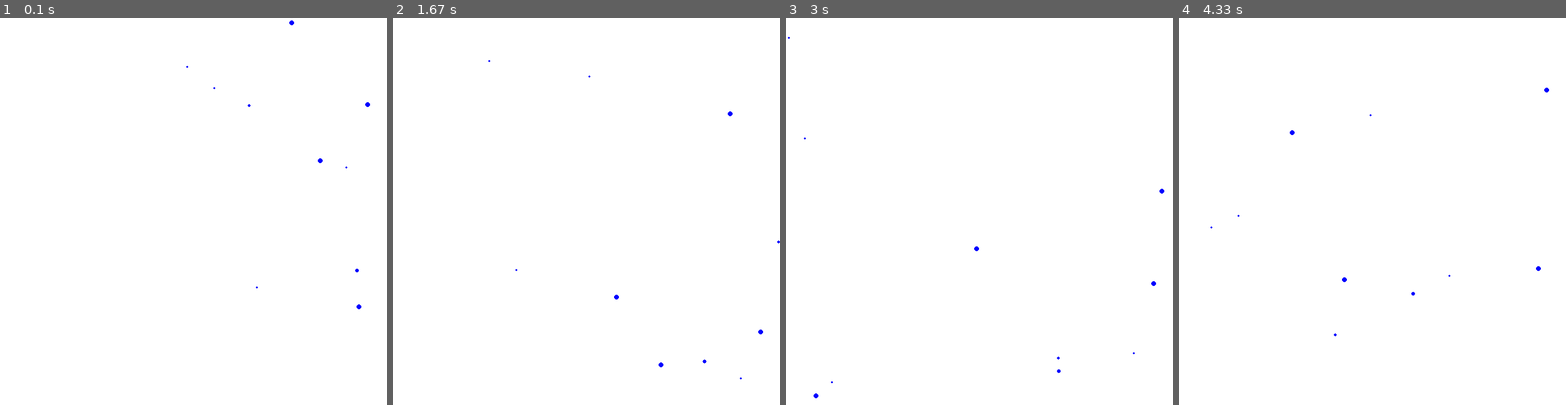
Above: before the commit, frames 1-4 (left to right).
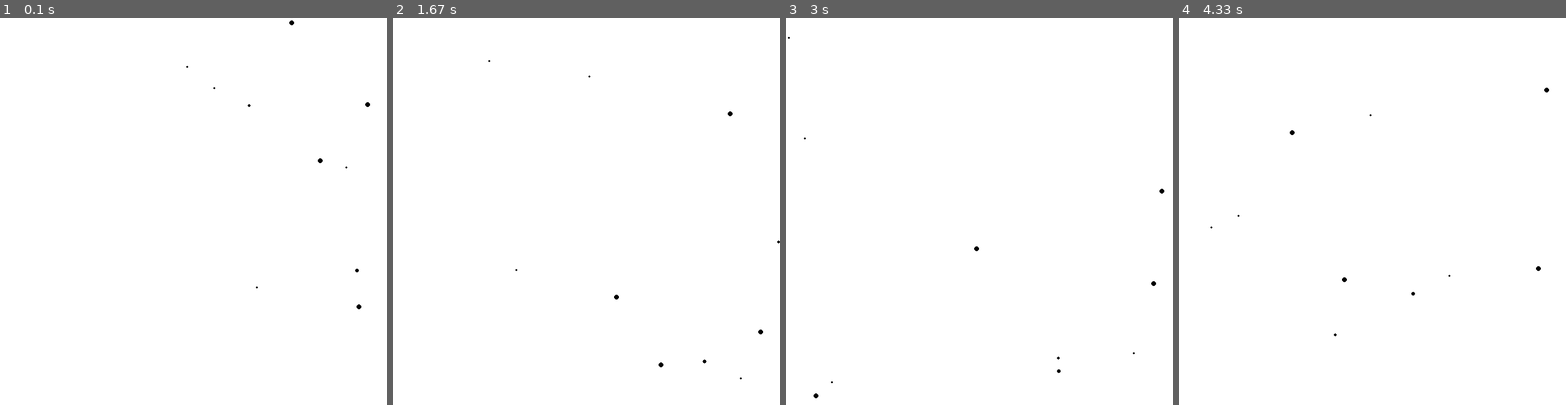
Above: after the commit, the same moments.

Repository: dgibson314/pygame
Game: pygame game, started from world.py
Same seed, same stepped clock (60 frames per second), same inputs: the game is played once before the commit and once after it.
Inputs:
- Up to frame 1 (0.1 s): no input
- Up to frame 2 (1.67 s): no input
- Up to frame 3 (3 s): no input
- Up to frame 4 (4.33 s): no input

The runs differ from the first frame. In frame 1, less than 0.1% of the frame differs, in the area x 48-96%, y 0-76%; in frame 2, less than 0.1%; in frame 3, less than 0.1%; in frame 4, less than 0.1%.

Commit message:
Added State class

Diff:
--- a/world.py
+++ b/world.py
@@ -4,49 +4,53 @@
 import pygame
 
 
-BLACK = (0, 0, 255)
+BLACK = (0, 0, 0)
 BACKGROUND = (255, 255, 255)
 SCREEN_SIZE = (800, 800)
 NUM_PARTICLES = 10
 
 
-class Particle():
-    def __init__(self, x_pos, y_pos, vx, vy, radius):
+class State():
+    def __init__(self, x_pos, y_pos, vx, vy):
         self.x_pos = x_pos
         self.y_pos = y_pos
-
         self.vx = vx
         self.vy = vy
 
+
+class Particle():
+    def __init__(self, state, radius, color=BLACK):
+        self.state = state
+
         self.radius = radius
-        self.color = BLACK
+        self.color = color
 
         self.screen = pygame.display.get_surface()
 
     def draw(self):
-        pos = (self.x_pos, self.y_pos)
+        pos = (self.state.x_pos, self.state.y_pos)
         pygame.draw.circle(self.screen, self.color, pos, self.radius)
 
     def update(self):
         self.update_velocity()
 
-        self.x_pos += self.vx
-        self.y_pos += self.vy
+        self.state.x_pos += self.state.vx
+        self.state.y_pos += self.state.vy
 
     def update_velocity(self):
         if self.crosses_x_border():
-            self.vx = -self.vx
+            self.state.vx = -self.state.vx
         if self.crosses_y_border():
-            self.vy = -self.vy
+            self.state.vy = -self.state.vy
 
     def crosses_x_border(self):
         width = self.screen.get_width()
-        dx = self.x_pos + self.vx
+        dx = self.state.x_pos + self.state.vx
         return dx > width or dx < 0
 
     def crosses_y_border(self):
         height = self.screen.get_height()
-        dy = self.y_pos + self.vy
+        dy = self.state.y_pos + self.state.vy
         return dy > height or dy < 0
 
 
@@ -64,19 +68,16 @@
     pygame.display.flip()
 
     # Add particles
-    p = Particle(50, 50, 3, -10, 5)
-    x = Particle(35, 150, -4, -2, 4)
-
     particles = []
 
     for i in range(0, NUM_PARTICLES):
-        p = Particle(
+        rand_state = State(
             random.randint(0, screen.get_width()),
             random.randint(0, screen.get_height()),
             random.randint(-5, 5),
-            random.randint(-5, 5),
-            random.randint(2, 7))
-        particles.append(p)
+            random.randint(-5, 5))
+        rand_radius = random.randint(2, 7)
+        particles.append(Particle(rand_state, rand_radius))
 
     # Prepare display objects
     clock = pygame.time.Clock()
